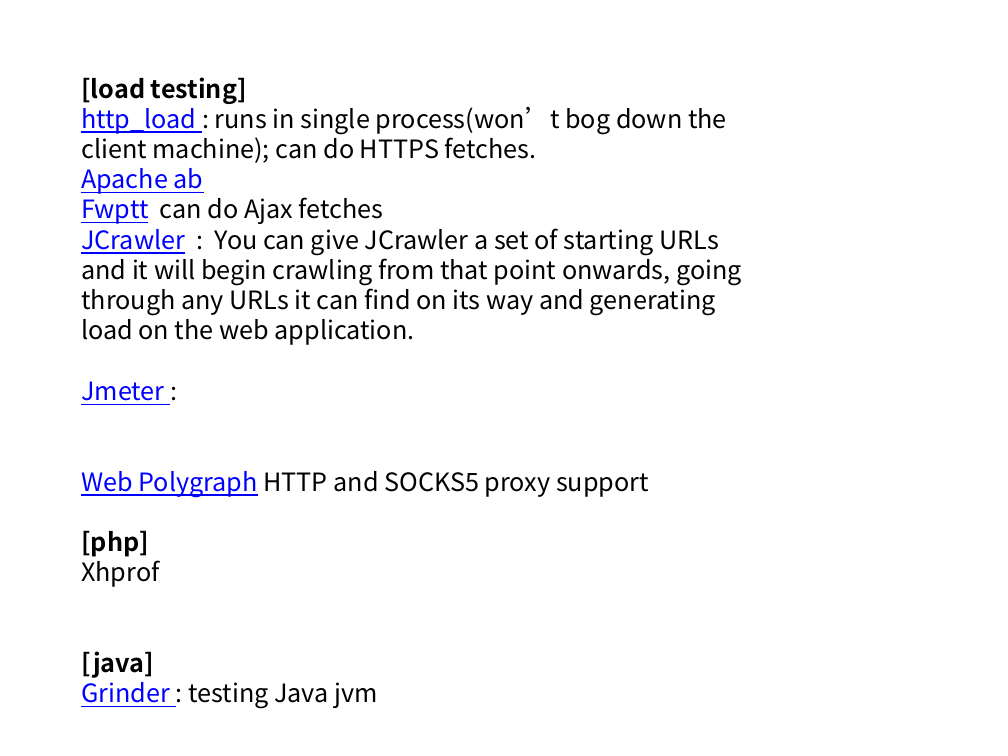
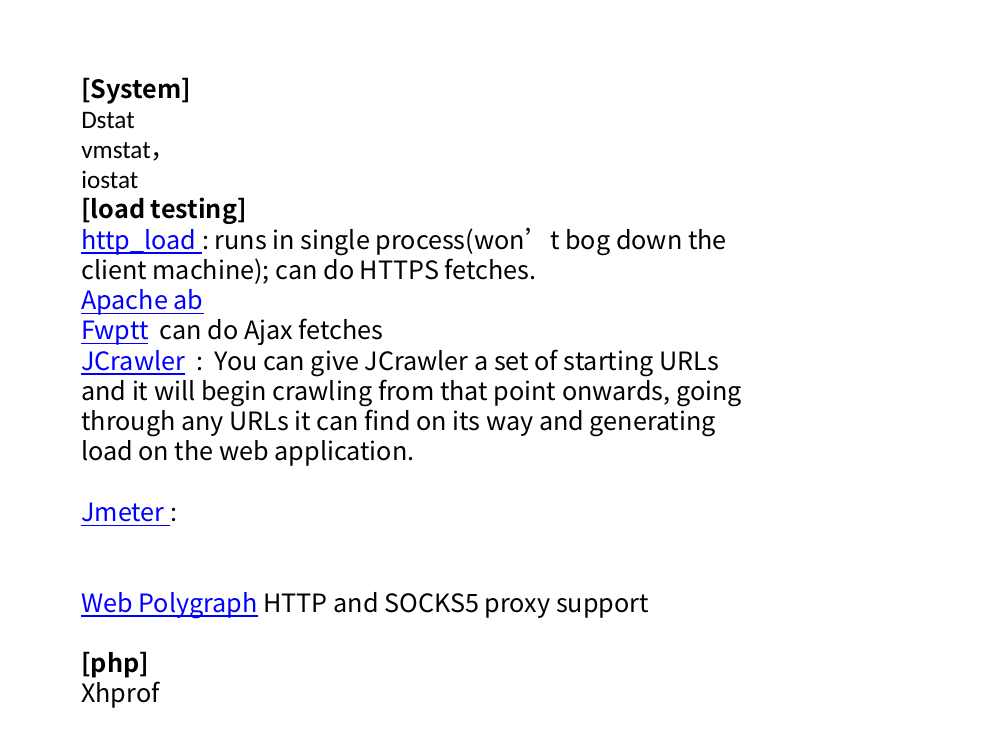
Before and after one commit to guoyu07/NotesPublic, a slide deck: slide 3 of Aario-PPT/IT/3. Optimize Web Servers.pptx. Drawn at 1008x756 pixels with LibreOffice and Linux fonts; fonts in the diff are those of the drawing. Boxes give left, top, right and bottom in pixels: in the first picture for what was removed or moved away, otherwise in the second. Text is boxed around its words. In the diff, an @@ line names an element or a change of style, - is before the commit and + after.

Commit message:
Optimize Web Servers.ppt

```diff
--- a/Aario-PPT/IT/3. Optimize Web Servers.pptx
+++ b/Aario-PPT/IT/3. Optimize Web Servers.pptx
@@ text at (81,77,191,189): paragraphs added @@
+[System]
+Dstat
+vmstat，
+iostat
```
